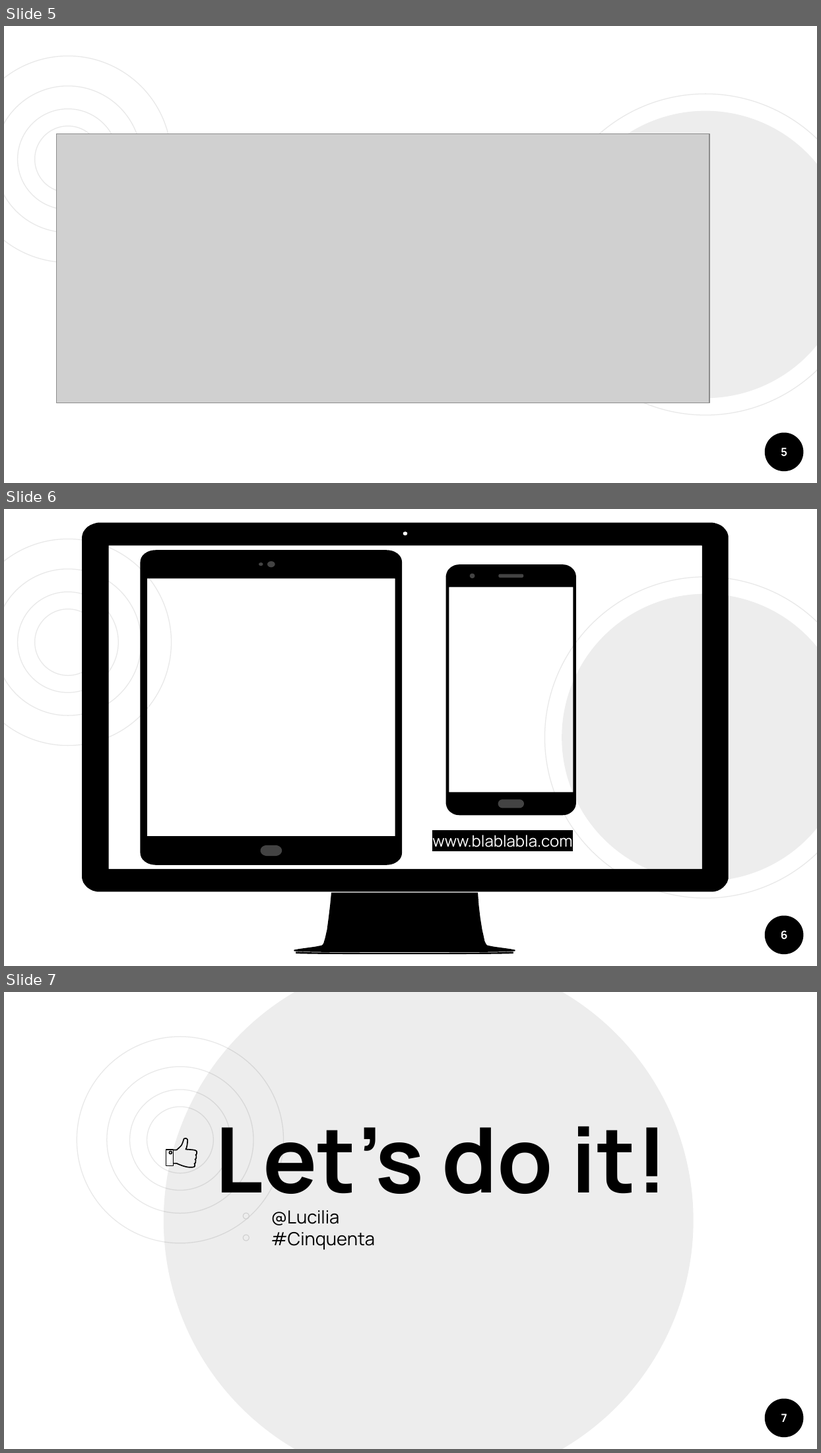
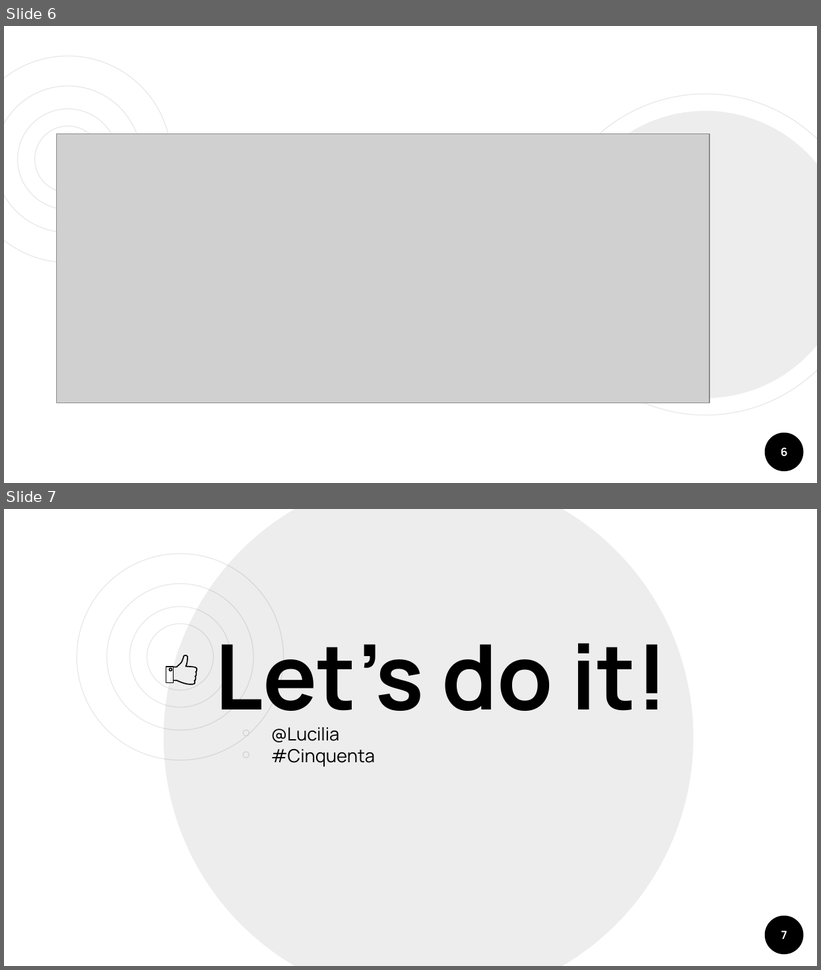
Before and after one commit to 50enta/gassX, a slide deck: Outros/ES - Arquitetura do Software.pptx. Shown one above the other, each under a label of ours: slides 5, 6 and 7 before the commit, slides 6 and 7 after it. The pictures are 821x1453 and 821x970 pixels, drawn with LibreOffice and Linux fonts; fonts in the diff are those of the drawing; grey boxes stand for pictures. Boxes give left, top, right and bottom in pixels: in the first picture for what was removed or moved away, otherwise in the second. Text is boxed around its words. In the diff, an @@ line names an element or a change of style, - is before the commit and + after.

```diff
--- a/Outros/ES - Arquitetura do Software.pptx
+++ b/Outros/ES - Arquitetura do Software.pptx
@@ slide 6 removed at [4,509,817,966], background #FFFFFF; not listed: 7 template elements that a slide beside it also shows @@
@@ freeform shape removed at [82,523,729,955] @@
@@ group removed at [141,551,403,866]: 4 freeform shapes @@
@@ group removed at [446,564,576,815]: 4 freeform shapes @@
@@ text removed at [432,835,572,848] @@
-www.blablabla.com
@@ page number removed at [781,931,788,940] @@
-6
@@ what was slide 5 is now slide 6 @@
```
Also in this commit, not shown: 1 slide changed, 2 slides added, 1 other slide removed, 4 other files.
